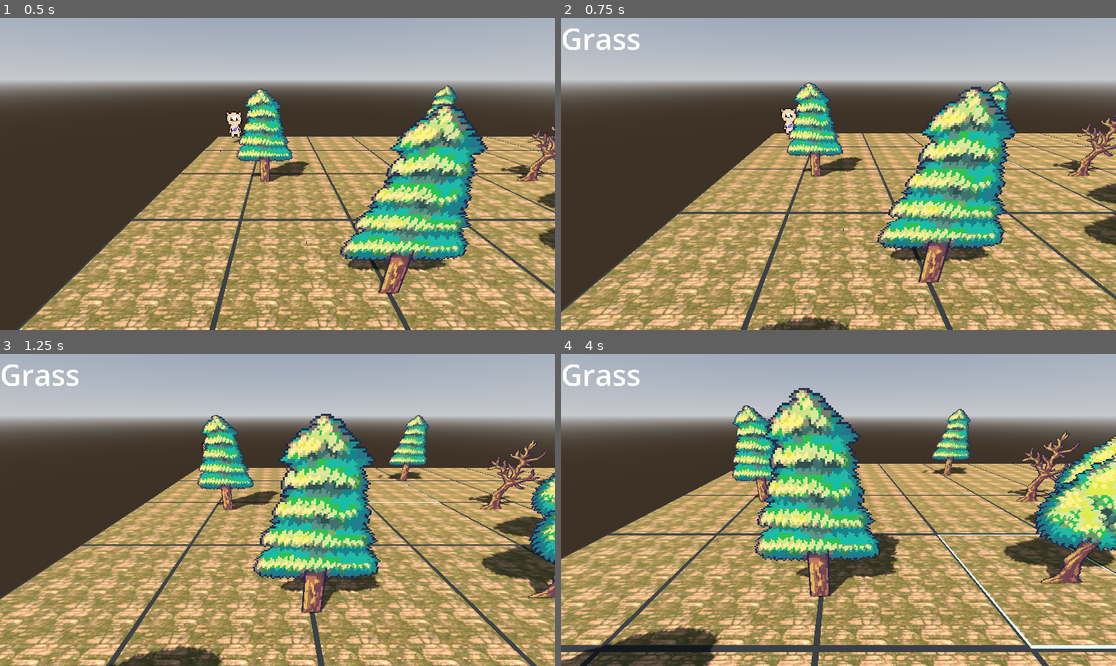
Above: before the commit, frames 1-4 (two rows, left to right).
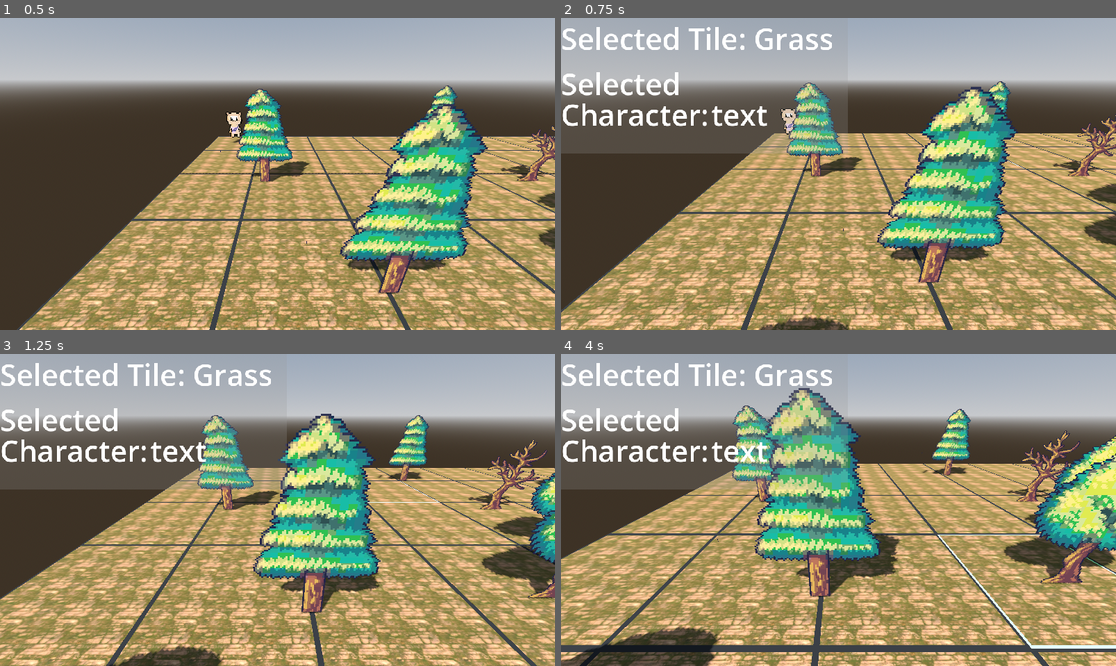
Above: after the commit, the same moments.

Repository: Nashi1337/GameStudio2024
Game: Godot game, scene res://Scenes/battle_map.tscn
Same seed, same stepped clock (60 frames per second), same inputs: the game is played once before the commit and once after it.
Inputs (mouse positions are in pixels of both pictures, inside the frame that each line leads up to):
- Up to frame 1 (0.5 s): no input
- Up to frame 2 (0.75 s): tap Enter at 0.5 s; move the mouse to (960, 158) at 0.52 s; hold D from 0.53 s (still down); tap Q at 0.6 s; click (960, 158) at 0.67 s
- Up to frame 3 (1.25 s): keep holding D
- Up to frame 4 (4 s): release D at 1.25 s; drag from (727, 525) to (810, 572) at 1.27 s; tap Space at 2 s; move the mouse to (894, 441) at 2.02 s; hold D 2.03-2.75 s; tap Shift at 2.1 s; click (894, 441) at 2.17 s; drag from (810, 572) to (672, 463) at 2.77 s; tap Enter at 3.5 s; move the mouse to (1005, 556) at 3.52 s; hold A from 3.53 s (still down); tap Q at 3.6 s; click (1005, 556) at 3.67 s

Frame 1 is identical in both runs. In frame 2, 9.3% of the frame differs, in the area x 0-52%, y 2-44%; in frame 3, 9.2%; in frame 4, 9.4%.

Commit message:
added character info to UI panel

Diff:
--- a/untitled-strategy-rpg/Scenes/hud.tscn
+++ b/untitled-strategy-rpg/Scenes/hud.tscn
@@ -1,12 +1,48 @@
-[gd_scene load_steps=2 format=3 uid="uid://dlenbvi6fcvnw"]
+[gd_scene load_steps=4 format=3 uid="uid://dlenbvi6fcvnw"]
+
+[sub_resource type="Theme" id="Theme_rmpjs"]
+
+[sub_resource type="StyleBoxFlat" id="StyleBoxFlat_s7g4m"]
+bg_color = Color(0.6, 0.6, 0.6, 0.243137)
 
 [sub_resource type="LabelSettings" id="LabelSettings_e2mgc"]
+line_spacing = -20.0
 font_size = 61
 
 [node name="HUD" type="Node2D"]
 
-[node name="TileInfo" type="Label" parent="."]
-offset_right = 40.0
-offset_bottom = 23.0
+[node name="Panel" type="Panel" parent="."]
+offset_right = 596.0
+offset_bottom = 282.0
+mouse_filter = 1
+theme = SubResource("Theme_rmpjs")
+theme_override_styles/panel = SubResource("StyleBoxFlat_s7g4m")
+
+[node name="TileInfo" type="Label" parent="Panel"]
+offset_left = 400.0
+offset_right = 517.0
+offset_bottom = 84.0
 text = "text"
 label_settings = SubResource("LabelSettings_e2mgc")
+
+[node name="SelectedTile" type="Label" parent="Panel"]
+offset_right = 117.0
+offset_bottom = 84.0
+text = "Selected Tile:"
+label_settings = SubResource("LabelSettings_e2mgc")
+
+[node name="SelectedCharacter" type="Label" parent="Panel"]
+offset_top = 94.0
+offset_right = 571.0
+offset_bottom = 242.0
+text = "Selected
+Character:"
+label_settings = SubResource("LabelSettings_e2mgc")
+
+[node name="CharacterInfo" type="Label" parent="Panel"]
+offset_left = 312.0
+offset_top = 158.0
+offset_right = 429.0
+offset_bottom = 242.0
+text = "text"
+label_settings = SubResource("LabelSettings_e2mgc")
--- a/untitled-strategy-rpg/Scripts/battle_map.gd
+++ b/untitled-strategy-rpg/Scripts/battle_map.gd
@@ -7,6 +7,7 @@
 # Tile mesh (can be set in the editor or loaded via script)
 var tile_scene : PackedScene
 var selected_unit : Node3D = null
+@onready var hud_character_info = get_tree().root.get_node("BattleMap/CanvasLayer/HUD/Panel/CharacterInfo")
 
 func _ready():
 	tile_scene = preload("res://Scenes/ground_tile.tscn")  # Load a tile scene (create a separate scene for a single tile)
@@ -15,19 +16,22 @@
 func create_grid():
 	for x in range(grid_size.x):
 		for y in range(grid_size.y):
-			var tile_instance = tile_scene.instantiate()  # Create an instance of the tile
-			add_child(tile_instance)  # Add the tile to the scene
+			var tile_instance = tile_scene.instantiate()
+			add_child(tile_instance)
 			tile_instance.add_to_group("tiles")
 			# Position the tile
 			tile_instance.transform.origin = Vector3(x * tile_spacing, 0, y * tile_spacing)
 
-			# Assign tile coordinates to its script (if necessary)
 			if tile_instance.has_method("set_coordinates"):
 				tile_instance.call("set_coordinates", Vector2(x, y))
 
 func select_unit(unit:Node3D):
 	selected_unit = unit
 	print("Selected Unit: ", unit)
+	if(unit!=null):
+		hud_character_info.text = selected_unit.name
+	else:
+		hud_character_info.text = ""
 
 func get_selected_unit():
 	return selected_unit
--- a/untitled-strategy-rpg/Scripts/ground_tile.gd
+++ b/untitled-strategy-rpg/Scripts/ground_tile.gd
@@ -13,14 +13,15 @@
 @onready var border : MeshInstance3D
 @onready var game_manager = get_node("/root/BattleMap")
 @onready var tree_scene = preload("res://Scenes/tree.tscn")
-@onready var label = get_tree().root.get_node("BattleMap/CanvasLayer/HUD/TileInfo")
+@onready var hud = get_tree().root.get_node("BattleMap/CanvasLayer/HUD")
+@onready var hud_tile_info = get_tree().root.get_node("BattleMap/CanvasLayer/HUD/Panel/TileInfo")
 @onready var camera = get_viewport().get_camera_3d()
 
 func _ready() -> void:
 	type = "Grass"
 	maybe_spawn_tree()
 	setup_border()
-	label.visible = false
+	hud.visible = false
 
 func setup_border():
 	border = $Border
@@ -59,16 +60,16 @@
 func _on_static_body_3d_mouse_entered() -> void:
 	mouse_over = true
 	border_material.albedo_color = highlight_color
-	label.text = type
-	label.visible = true
+	hud_tile_info.text = type
+	hud.visible = true
 
 func _on_static_body_3d_mouse_exited() -> void:
 	if mouse_over and not in_range:
 		remove_highlight()
-		label.visible = false
+		hud.visible = false
 		mouse_over=false
 	elif mouse_over and in_range:
-		label.visible = false
+		hud.visible = false
 		mouse_over = false
 		highlight()
 
--- a/untitled-strategy-rpg/Scripts/player.gd
+++ b/untitled-strategy-rpg/Scripts/player.gd
@@ -4,6 +4,7 @@
 var path_follow : PathFollow3D
 var selected_tile = null
 @onready var game_manager = get_node("/root/BattleMap")
+@onready var hud_character_info = get_tree().root.get_node("BattleMap/CanvasLayer/HUD/Panel/TileInfo")
 var path_total_length: float = 0.0
 var go = false
 var move_range = 5
